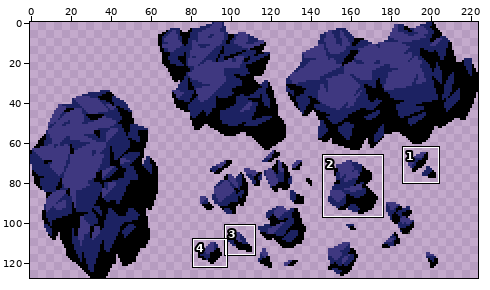
Sprite sheet, stored at assets/mg.png. Above, an overview of the earlier version with the close-up marked.
Close-up. Before the commit:
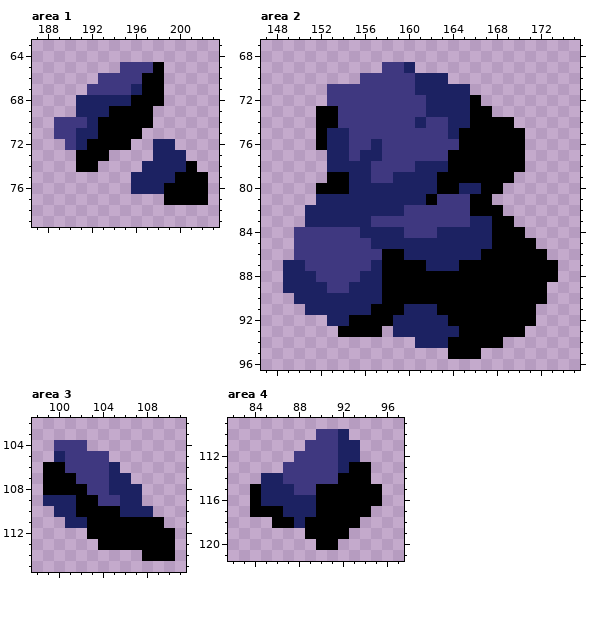
The file is 224x128 pixels. Shown: area 1: x 187..203, y 63..79; area 2: x 147..175, y 67..96; area 3: x 98..111, y 102..115; area 4: x 82..97, y 109..121. The commit also changed other parts of the picture, which this record leaves out.
New version:
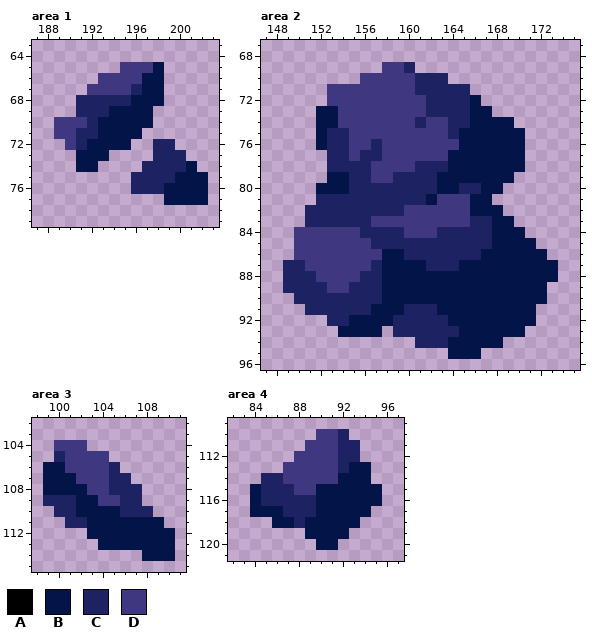
Palette (. is transparent): A #000000  B #031449  C #1c2262  D #3f3880
Change:
Area 1:
y 65: x 198 A -> B
y 66..67: x 197..198 AA -> BB
y 68: x 196..198 AAA -> BBB
y 69: x 194..197 AAAA -> BBBB
y 70: x 193..197 AAAAA -> BBBBB
y 71: x 193..196 AAAA -> BBBB
y 72: x 192..195 AAAA -> BBBB
y 73: x 191..193 AAA -> BBB
y 74: x 191..192 AA -> BB; x 201 A -> B
y 75: x 200..202 AAA -> BBB
y 76..77: x 199..202 AAAA -> BBBB
Area 2:
y 72: x 166 A -> B
y 73: x 152..153 AA -> BB; x 166..167 AA -> BB
y 74: x 152..153 AA -> BB; x 166..169 AAAA -> BBBB
y 75..76: x 152 A -> B; x 165..170 AAAAAA -> BBBBBB
y 77..78: x 164..170 AAAAAAA -> BBBBBBB
y 79: x 153..154 AA -> BB; x 163..169 AAAAAAA -> BBBBBBB
y 80: x 152..154 AAA -> BBB; x 163..164 AA -> BB; x 167..168 AA -> BB
y 81: x 162 A -> B; x 166..167 AA -> BB
y 82: x 166..168 AAA -> BBB
y 83: x 168..169 AA -> BB
y 84: x 168..170 AAA -> BBB
y 85: x 168..171 AAAA -> BBBB
y 86: x 158..159 AA -> BB; x 167..172 AAAAAA -> BBBBBB
y 87: x 158..161 AAAA -> BBBB; x 165..173 AAAAAAAAA -> BBBBBBBBB
y 88: x 158..173 AAAAAAAAAAAAAAAA -> BBBBBBBBBBBBBBBB
y 89..90: x 158..172 AAAAAAAAAAAAAAA -> BBBBBBBBBBBBBBB
y 91: x 157..159 AAA -> BBB; x 163..171 AAAAAAAAA -> BBBBBBBBB
y 92: x 155..158 AAAA -> BBBB; x 164..171 AAAAAAAA -> BBBBBBBB
y 93: x 154..157 AAAA -> BBBB; x 165..170 AAAAAA -> BBBBBB
y 94: x 164..168 AAAAA -> BBBBB
y 95: x 164..166 AAA -> BBB
Area 3:
y 106: x 99..100 AA -> BB
y 107: x 99..101 AAA -> BBB
y 108: x 99..102 AAAA -> BBBB
y 109: x 102..103 AA -> BB
y 110: x 102..105 AAAA -> BBBB
y 111: x 103..109 AAAAAAA -> BBBBBBB
y 112: x 103..110 AAAAAAAA -> BBBBBBBB
y 113: x 104..110 AAAAAAA -> BBBBBBB
y 114: x 108..110 AAA -> BBB
Area 4:
y 113: x 93..94 AA -> BB
y 114: x 92..94 AAA -> BBB
y 115..116: x 84 A -> B; x 90..95 AAAAAA -> BBBBBB
y 117: x 84..86 AAA -> BBB; x 90..94 AAAAA -> BBBBB
y 118: x 86..87 AA -> BB; x 89..93 AAAAA -> BBBBB
y 119: x 89..92 AAAA -> BBBB
y 120: x 90..91 AA -> BB
Changed places in both close-ups, as pixel boxes (x1, y1, x2, y2):
changed: (76, 62, 208, 205)
changed: (316, 95, 558, 359)
changed: (43, 462, 175, 561)
changed: (250, 462, 382, 550)
